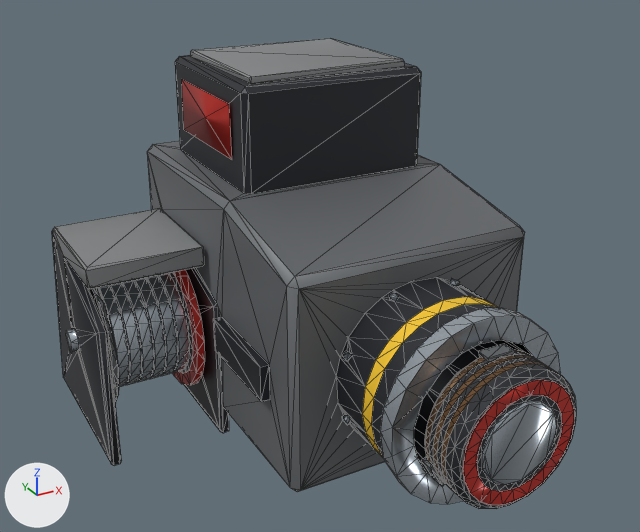
Before and after pictures for a commit that changed the FBX model Tools/ModelFactory/R4Movement940/R4M_MagneticGrapple/R4M_MagneticGrapple_LOD1.fbx.
Camera for both pictures: a 50 mm lens placed at (-0.468, -0.9, 0.455), pointed at (-0.019, -0.084, 0.047). Arrows for +X, +Y and +Z are at lower left; the lights stay in place. The picture after the commit comes second. Mesh edges are drawn as thin lines.

The scene before the commit, as lines of its bpy script (objects in view):
```python
ob_r4m_magneticgrapple_head_lod1 = bpy.data.objects.new('R4M_MagneticGrapple_Head_LOD1', me_r4m_magneticgrapple_head_002)
ob_r4m_magneticgrapple_head_lod1.location = (0.0, -0.364, 0.0)
ob_r4m_magneticgrapple_housing_lod1 = bpy.data.objects.new('R4M_MagneticGrapple_Housing_LOD1', me_r4m_magneticgrapple_housing_002)
ob_r4m_magneticgrapple_housing_lod1.location = (0.0, 0.0, 0.0)
ob_r4m_magneticgrapple_spool_lod1 = bpy.data.objects.new('R4M_MagneticGrapple_Spool_LOD1', me_r4m_magneticgrapple_spool_002)
ob_r4m_magneticgrapple_spool_lod1.location = (0.0, 0.04, -0.04)
```
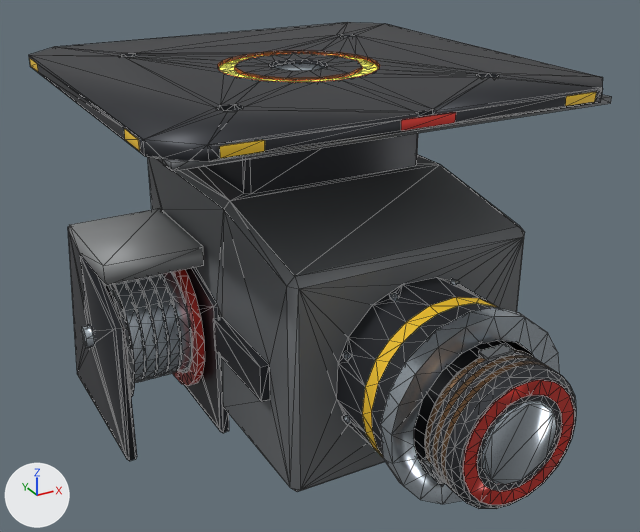
Location of each change, [x1, y1, x2, y2] in pixels of the pictures (640 x 532 px; the box of a moved part takes in the faces that stretch with it):
```json
{"object": "R4M_MagneticGrapple_Housing_LOD1", "change": "reshaped", "before": [52, 39, 561, 504], "after": [29, 22, 612, 504], "on screen": "15% wider"}
{"object": "R4M_MagneticGrapple_Spool_LOD1", "change": "reshaped", "before": [66, 270, 205, 403], "after": [81, 269, 205, 397], "on screen": "11% narrower"}
{"part": 1, "of": "me_r4m_magneticgrapple_housing_002", "change": "added", "after": [272, 63, 326, 71]}
{"part": 2, "of": "me_r4m_magneticgrapple_housing_002", "change": "added", "after": [219, 53, 379, 82]}
{"part": 3, "of": "me_r4m_magneticgrapple_housing_002", "change": "built on", "before": [175, 39, 421, 194], "after": [29, 22, 612, 194]}
{"part": 4, "of": "me_r4m_magneticgrapple_housing_002", "change": "moved or reshaped", "before": [52, 209, 561, 504], "after": [68, 209, 560, 504]}
{"part": 5, "of": "me_r4m_magneticgrapple_housing_002", "change": "recoloured", "before": [53, 230, 62, 252], "after": [80, 261, 92, 330]}
{"part": 6, "of": "me_r4m_magneticgrapple_spool_002", "change": "moved or reshaped", "before": [66, 272, 205, 403], "after": [81, 272, 205, 397]}
```

Edits to the scene script, one JSON object a line:
```json
{"block": "me_r4m_magneticgrapple_spool_002", "where": "# used by ob_r4m_magneticgrapple_spool_lod1; location = (0.0, 0.04, -0.04)"}
{"op": "remove", "block": "me_r4m_magneticgrapple_spool_002", "code": "me_r4m_magneticgrapple_spool_002.from_pydata(...)  # 710 vertices, 1416 faces; spans x -0.284..-0.124, y -0.086..0.086, z -0.086..0.086"}
{"op": "add", "block": "me_r4m_magneticgrapple_spool_002", "code": "me_r4m_magneticgrapple_spool_002.from_pydata(...)  # 614 vertices, 1224 faces; spans x -0.266..-0.124, y -0.086..0.086, z -0.086..0.086"}
{"block": "me_r4m_magneticgrapple_spool_002", "change": "me_r4m_magneticgrapple_spool_002 part 6: 618 vertices removed from x -0.284..-0.15, y -0.084..0.085, z -0.085..0.085; 522 vertices added at x -0.266..-0.15, y -0.084..0.085, z -0.085..0.085"}
{"block": "me_r4m_magneticgrapple_housing_002", "where": "# used by ob_r4m_magneticgrapple_housing_lod1; location = (0.0, 0.0, 0.0)"}
{"op": "remove", "block": "me_r4m_magneticgrapple_housing_002", "code": "me_r4m_magneticgrapple_housing_002.from_pydata(...)  # 427 vertices, 846 faces; spans x -0.276..0.14, y -0.358..0.15, z -0.15..0.27"}
{"op": "add", "block": "me_r4m_magneticgrapple_housing_002", "code": "me_r4m_magneticgrapple_housing_002.from_pydata(...)  # 756 vertices, 1484 faces; spans x -0.258..0.255, y -0.358..0.255, z -0.149..0.26"}
{"block": "me_r4m_magneticgrapple_housing_002", "change": "me_r4m_magneticgrapple_housing_002 part 1: a new loose piece, a 12-sided cylinder along z spanning x -0.0324..0.0324, y -0.0324..0.0324, z 0.2538..0.256, in mat_steel_light (light grey #c4ced7)"}
{"block": "me_r4m_magneticgrapple_housing_002", "change": "me_r4m_magneticgrapple_housing_002 part 2: a new loose piece of 60 vertices spanning x -0.09..0.091, y -0.091..0.091, z 0.256..0.258, in mat_energy_hot (orange #ffa645, glowing orange #ff8127)"}
{"block": "me_r4m_magneticgrapple_housing_002", "change": "me_r4m_magneticgrapple_housing_002 part 3: 4 vertices moved from x -0.11..0.104, y -0.09..0.104, z 0.256 to x -0.11..0.104, y -0.09..0.104, z 0.244; 19 vertices removed from x -0.104..0.11, y -0.084..0.11, z 0.256..0.27; 251 vertices added at x -0.255..0.255, y -0.255..0.255, z 0.238..0.26"}
{"block": "me_r4m_magneticgrapple_housing_002", "change": "me_r4m_magneticgrapple_housing_002 part 4: 41 vertices moved from x -0.276..0.092, y -0.358..0.149, z -0.149..0.097 to x -0.258..0.092, y -0.358..0.149, z -0.149..0.098; 114 vertices removed from x -0.276..0.121, y -0.358..0.148, z -0.15..0.098; 80 vertices added at x -0.258..0.12, y -0.358..0.148, z -0.149..0.095"}
{"block": "me_r4m_magneticgrapple_housing_002", "change": "me_r4m_magneticgrapple_housing_002 part 5: 1 face spanning x -0.258, y 0.03..0.052, z -0.029..0.062 switches from mat_armor_plate_light (grey #8e9091) to mat_armor_dark (dark grey #35373c)"}
{"block": "me_r4m_magneticgrapple_housing_002", "change": "other edits to the shape of me_r4m_magneticgrapple_housing_002 do not show in these pictures"}
```
